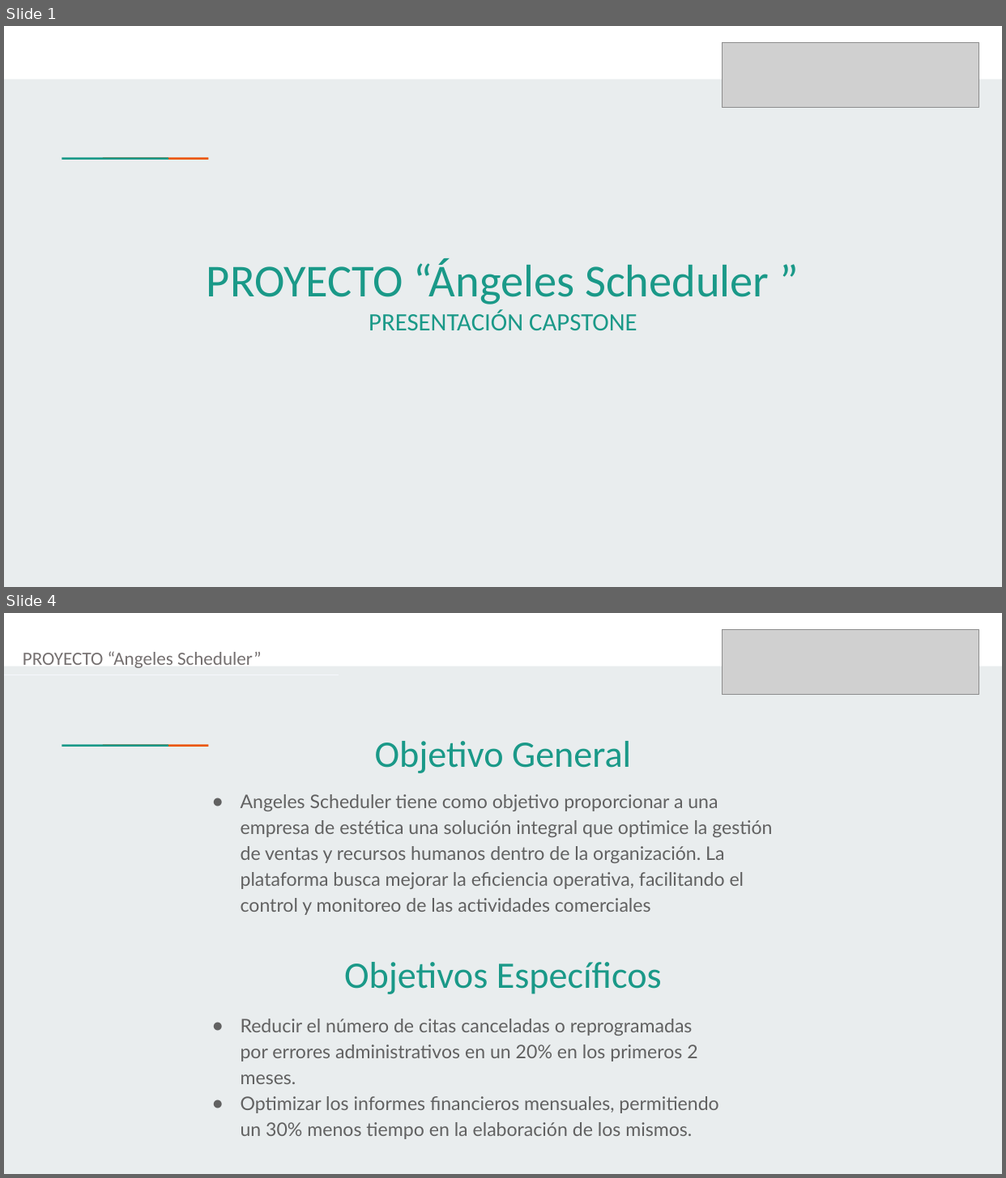
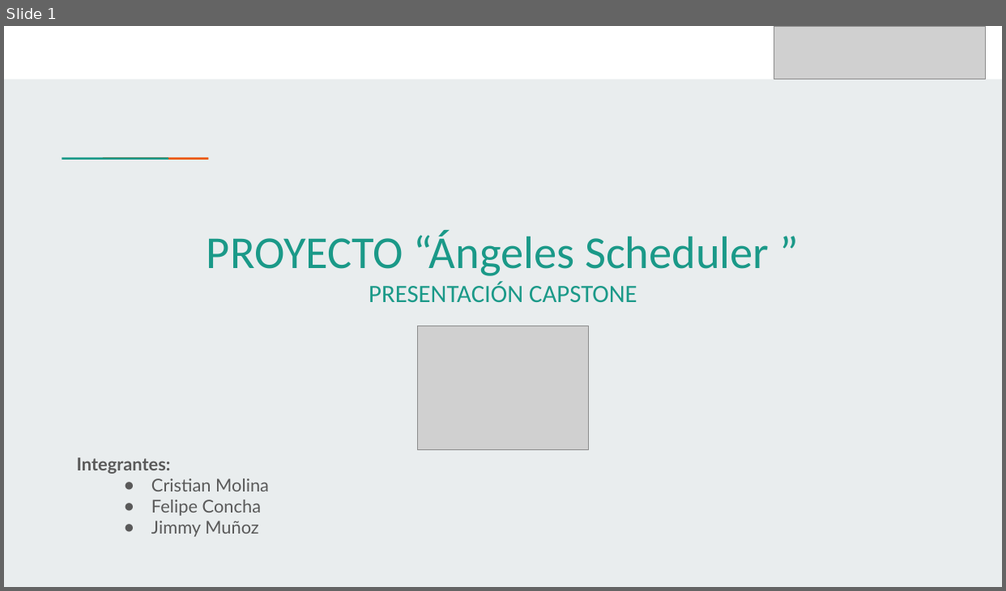
Before and after one commit to CrisMolina12/CP_PTY4614_4_EQP_2, a slide deck: Fase 2/Evidencias Proyecto/Presentación Proyecto.pptx. Shown one above the other, each under a label of ours: slides 1 and 4 before the commit, slide 1 after it; the slides between them are not shown. The pictures are 1006x1178 and 1006x591 pixels, drawn with LibreOffice and Linux fonts; fonts in the diff are those of the drawing; grey boxes stand for pictures. Boxes give left, top, right and bottom in pixels: in the first picture for what was removed or moved away, otherwise in the second. Text is boxed around its words. In the diff, an @@ line names an element or a change of style, - is before the commit and + after.

```diff
--- a/Fase 2/Evidencias Proyecto/Presentación Proyecto.pptx
+++ b/Fase 2/Evidencias Proyecto/Presentación Proyecto.pptx
@@ slide 4 removed at <box>4,613,1002,1174</box>, background #E9EDEE; not listed: 3 template elements that a slide beside it also shows @@
@@ picture removed at <box>722,630,979,695</box> @@
@@ text removed at <box>23,651,262,668</box> @@
-PROYECTO “Angeles Scheduler”
@@ line removed from (4, 675) to (339, 675) @@
@@ text removed at <box>375,741,631,773</box> @@
-Objetivo General
@@ text removed at <box>241,794,772,915</box> @@
-● Angeles Scheduler tiene como objetivo proporcionar a una empresa de estética una solución integral que optimice la gestión de ventas y recursos humanos dentro de la organización. La plataforma busca mejorar la eficiencia operativa, facilitando el control y monitoreo de las actividades comerciales
@@ text removed at <box>344,962,662,995</box> @@
-Objetivos Específicos
@@ text removed at <box>241,1019,718,1139</box> @@
-● Reducir el número de citas canceladas o reprogramadas por errores administrativos en un 20% en los primeros 2 meses.
-● Optimizar los informes financieros mensuales, permitiendo un 30% menos tiempo en la elaboración de los mismos.
@@ slide 1 changed as well @@
@@ picture: place and size @@
-picture at <box>722,43,979,108</box>
+picture at <box>774,26,986,79</box>
@@ text "PROYECTO “Ángeles Scheduler ”": place and size @@
-text "PROYECTO “Ángeles Scheduler ”" at <box>206,258,769,331</box>
+text "PROYECTO “Ángeles Scheduler ”" at <box>206,230,769,302</box>
@@ picture added at <box>418,327,589,450</box> @@
@@ text added at <box>77,458,269,537</box>, 17 pt, text #595959 @@
+Integrantes:
+● Cristian Molina
+● Felipe Concha
+● Jimmy Muñoz
```
Also in this commit, not shown: 7 other slides changed, 8 slides added, 6 other slides removed.
